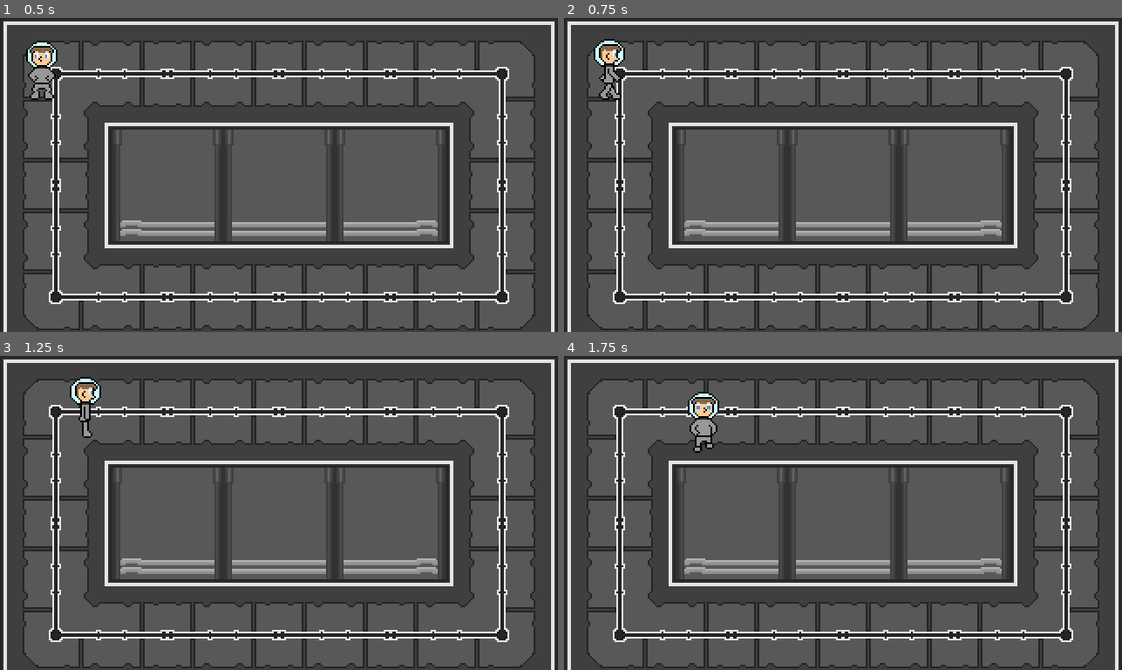
Above: before the commit, frames 1-4 (two rows, left to right).
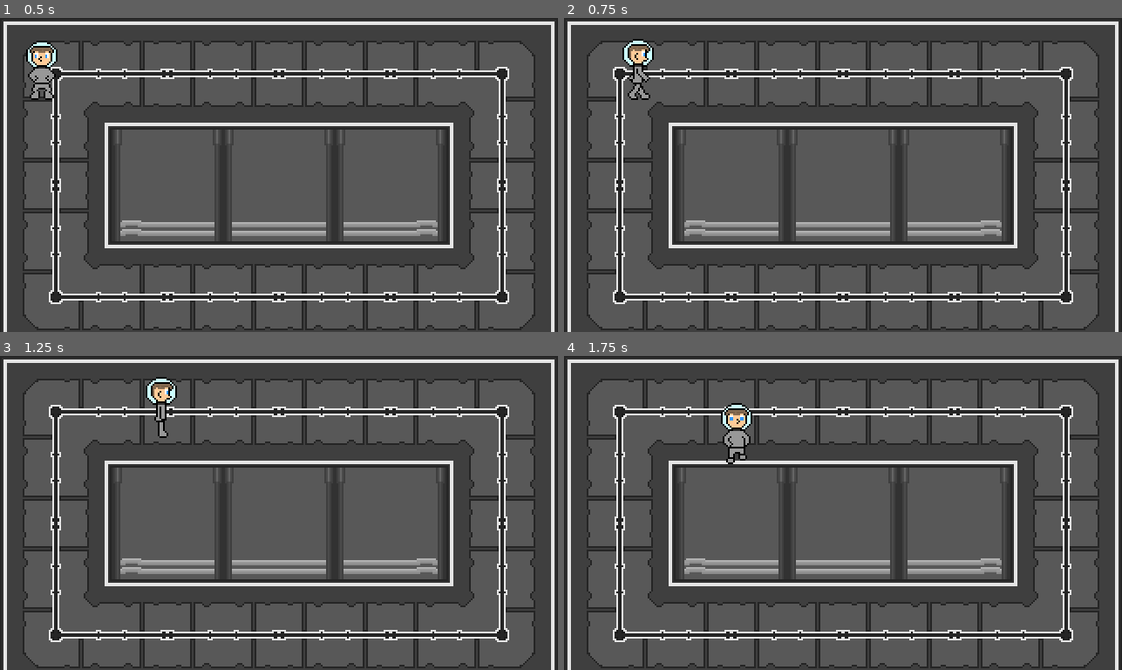
Above: after the commit, the same moments.

Repository: CaffeinatedCM/godot-wildjam-34
Game: Godot game, scene res://Main.tscn
Two runs of this game, one before a commit and one after it. Both use one fixed random seed, a clock stepped at 60 frames per second and the inputs below.
Inputs:
- Up to frame 1 (0.5 s): no input
- Up to frame 2 (0.75 s): hold D (move_right) from 0.53 s (still down)
- Up to frame 3 (1.25 s): keep holding D (move_right)
- Up to frame 4 (1.75 s): release D (move_right) at 1.28 s; hold S (move_down) from 1.28 s (still down)

Frame 1 is identical in both runs. In frame 2, 1.3% of the frame differs, in the area x 5-17%, y 6-27%; in frame 3, 1.2%; in frame 4, 1.5%, in the area x 22-34%, y 11-35%.

Commit message:
Use linear interpolation for acceleration instead of move_to

Diff:
--- a/src/entities/Player/Move.gd
+++ b/src/entities/Player/Move.gd
@@ -20,7 +20,8 @@
     if input_vector != Vector2.ZERO:
         animationTree.set("parameters/Move/blend_position", input_vector)
         animationState.travel("Move")
-        velocity = velocity.move_toward(input_vector * MAX_SPEED, ACCELRATION * delta)
+        velocity = velocity.linear_interpolate(input_vector * MAX_SPEED, ACCELRATION * delta)
+        #velocity = velocity.move_toward(input_vector * MAX_SPEED, ACCELRATION * delta)
     else:
         animationState.travel("Idle")
         velocity = velocity.move_toward(Vector2.ZERO, FRICTION * delta)
--- a/src/entities/Player/Player.tscn
+++ b/src/entities/Player/Player.tscn
@@ -176,7 +176,8 @@
 
 [node name="Move" type="Node" parent="StateMachine"]
 script = ExtResource( 3 )
-FRICTION = 1e+07
+FRICTION = 500.0
+ACCELRATION = 30.0
 
 [node name="AnimationPlayer" type="AnimationPlayer" parent="."]
 anims/Idle = SubResource( 2 )
